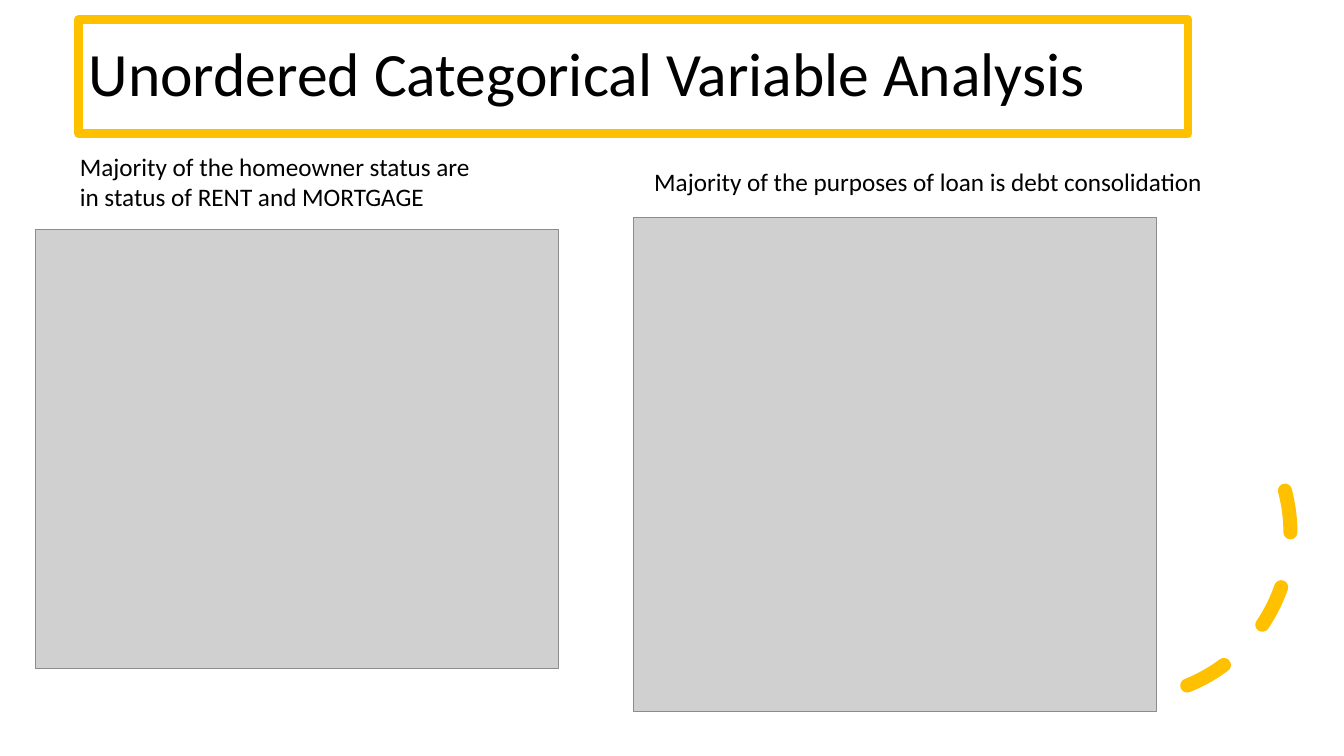
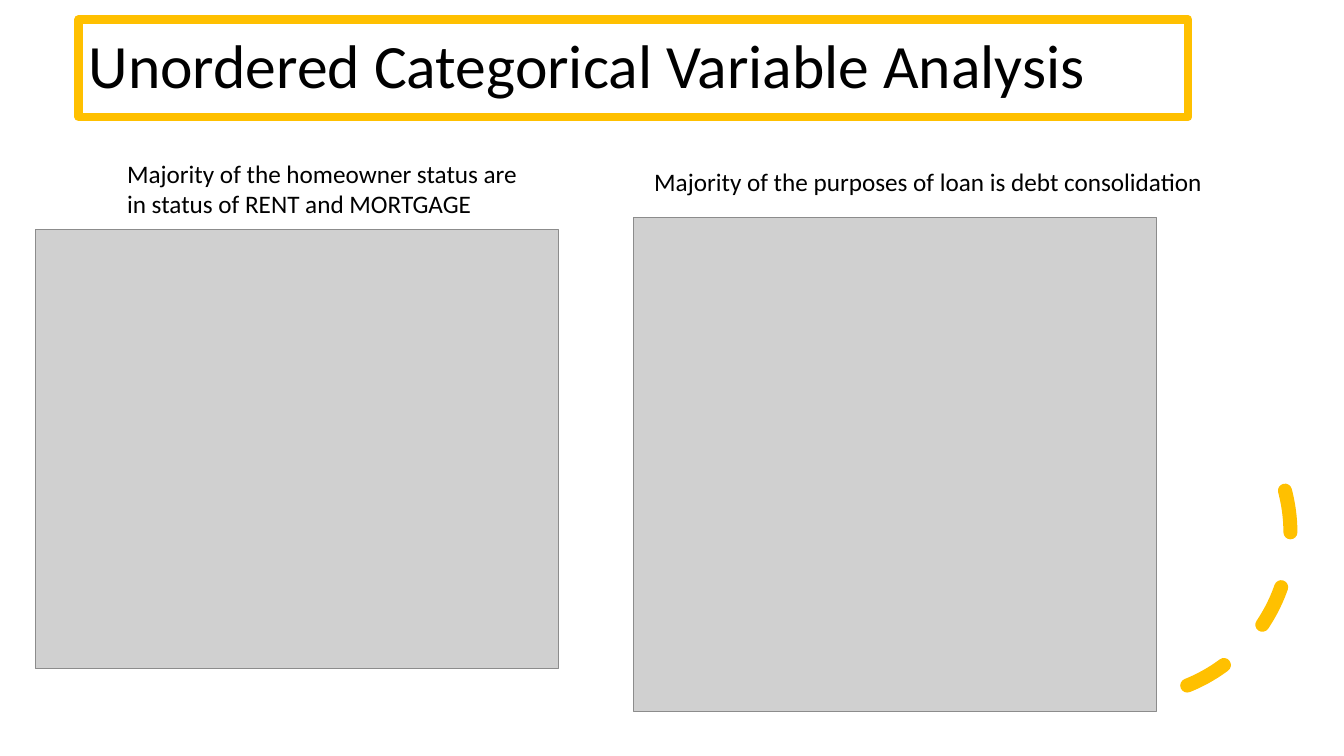
Before and after one commit to prachigoliwadekar/LendingClubCaseStudy, a slide deck: slide 14 of LendingClubCaseStudy.pptx. Drawn at 1344x756 pixels with LibreOffice and Linux fonts; fonts in the diff are those of the drawing; grey boxes stand for pictures. Boxes give left, top, right and bottom in pixels: in the first picture for what was removed or moved away, otherwise in the second. Text is boxed around its words. In the diff, an @@ line names an element or a change of style, - is before the commit and + after.

```diff
--- a/LendingClubCaseStudy.pptx
+++ b/LendingClubCaseStudy.pptx
@@ title "Unordered Categorical Variable Analysis": place and size @@
-title "Unordered Categorical Variable Analysis" at [79, 19, 1189, 133]
+title "Unordered Categorical Variable Analysis" at [79, 19, 1189, 117]
@@ text "Majority of the homeowner status ...": place and size @@
-text "Majority of the homeowner status ..." at [80, 158, 469, 207]
+text "Majority of the homeowner status ..." at [127, 165, 517, 214]
```
Also in this commit, not shown: 4 other slides changed, 3 slides removed, 1 other file.
